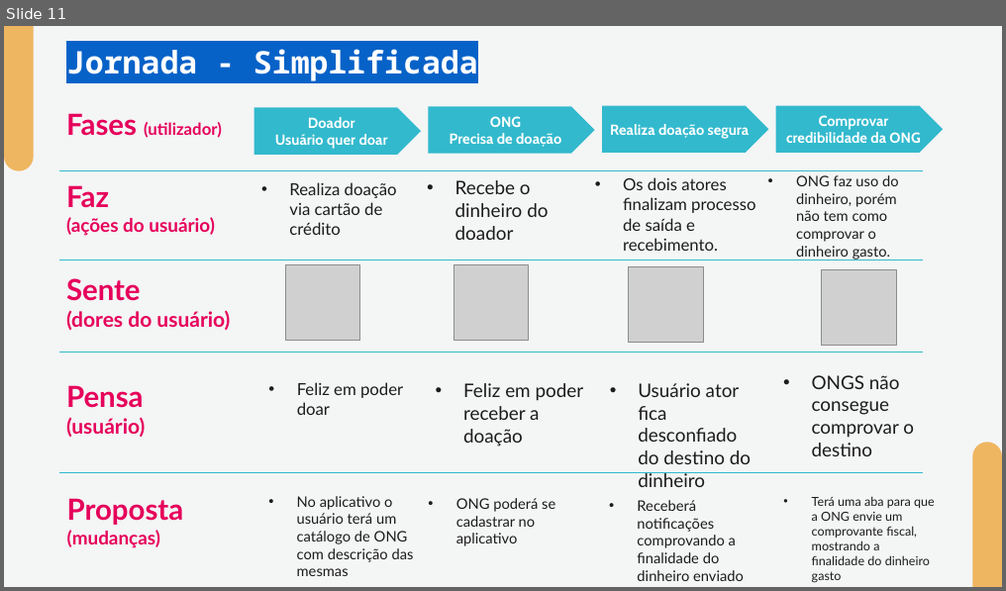
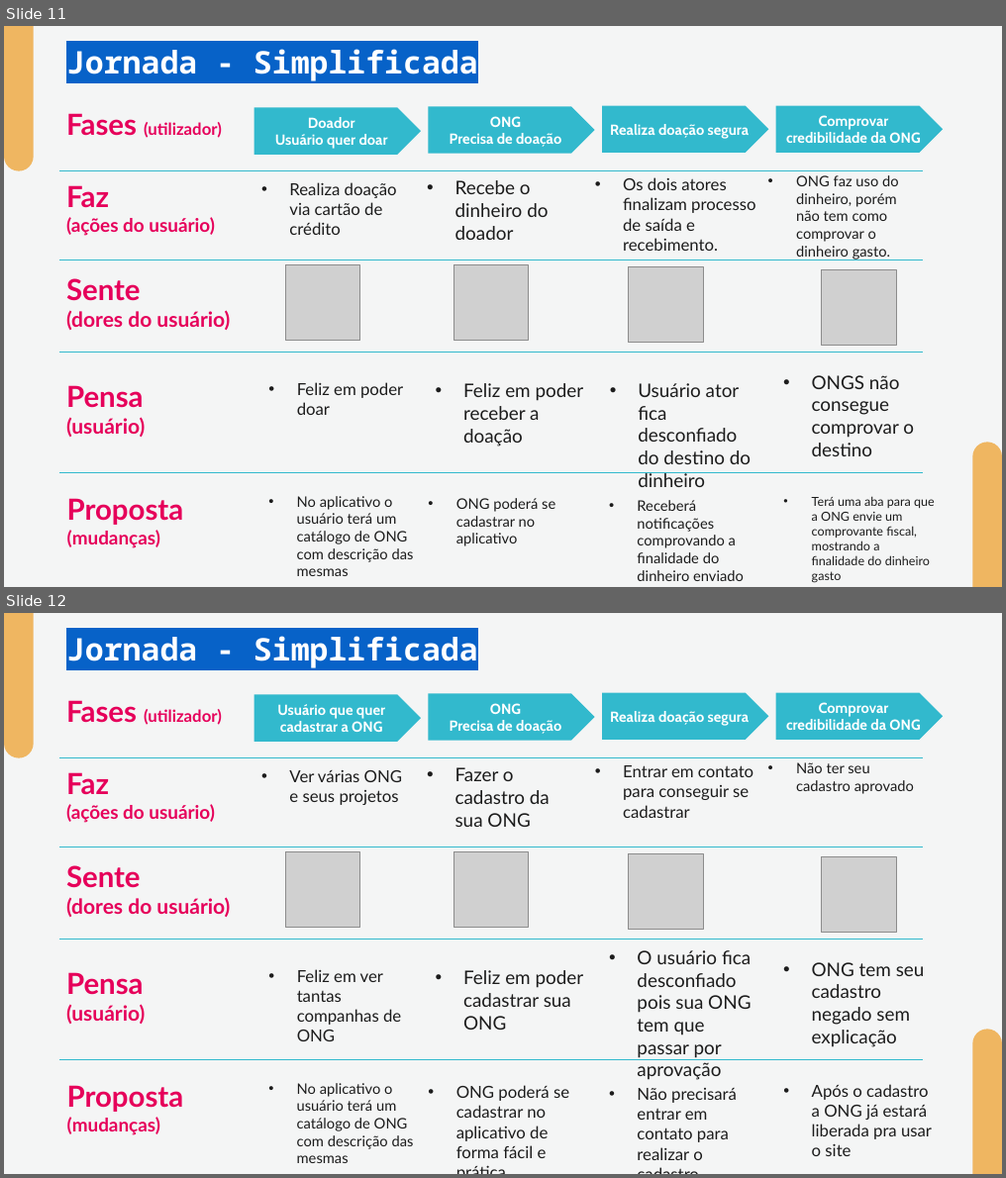
Before and after one commit to apires-roberta/bp, a slide deck: docs/Sprint 1 - Entregavel de PI - Design de Interação.pptx. Shown one above the other, each under a label of ours: slide 11 before the commit, slides 11 and 12 after it. The pictures are 1006x591 and 1006x1178 pixels, drawn with LibreOffice and Linux fonts; fonts in the diff are those of the drawing; grey boxes stand for pictures; background and template pictures are left out. Boxes give left, top, right and bottom in pixels: in the first picture for what was removed or moved away, otherwise in the second. Text is boxed around its words. In the diff, an @@ line names an element or a change of style, - is before the commit and + after.

Commit message:
jornada de usuário ong

```diff
--- a/docs/Sprint 1 - Entregavel de PI - Design de Interação.pptx
+++ b/docs/Sprint 1 - Entregavel de PI - Design de Interação.pptx
@@ slide 12 added at box(4, 613, 1002, 1174), background #F4F5F5; not listed: 2 template elements that a slide beside it also shows @@
@@ title added at box(66, 636, 478, 668), 30 pt, text #FFFFFF, bold @@
+Jornada - Simplificada
@@ text added at box(66, 700, 222, 725), 16 pt, text #E6005A, bold @@
+Fases (utilizador)
@@ pentagon arrow added at box(254, 694, 421, 742), fill #32B9CD, 14 pt, text #FFFFFF, bold @@
+Usuário que quer cadastrar a ONG
@@ pentagon arrow added at box(429, 694, 595, 741), fill #32B9CD, 14 pt, text #FFFFFF, bold @@
+ONG
+Precisa de doação
@@ pentagon arrow added at box(602, 692, 769, 740), fill #32B9CD, 14 pt, text #FFFFFF, bold @@
+Realiza doação segura
@@ pentagon arrow added at box(776, 692, 943, 740), fill #32B9CD, 14 pt, text #FFFFFF, bold @@
+Comprovar credibilidade da ONG
@@ line added from (59, 758) to (924, 758), #32B9CD 0.5 pt @@
@@ text added at box(66, 772, 215, 823), 18 pt, text #E6005A, bold @@
+Faz
+(ações do usuário)
@@ text added at box(289, 770, 402, 805), 16 pt, text #1C1C1C @@
+• Ver várias ONG e seus projetos
@@ text added at box(455, 767, 549, 827), 18 pt, text #1C1C1C @@
+• Fazer o cadastro da sua ONG
@@ text added at box(623, 765, 753, 818), 16 pt, text #1C1C1C @@
+• Entrar em contato para conseguir se cadastrar
@@ text added at box(796, 762, 914, 794), 14 pt, text #1C1C1C @@
+• Não ter seu cadastro aprovado
@@ line added from (59, 848) to (924, 848), #32B9CD 0.5 pt @@
@@ text added at box(66, 865, 230, 917), 20 pt, text #E6005A, bold @@
+Sente
+(dores do usuário)
@@ picture added at box(285, 853, 360, 928) @@
@@ picture added at box(453, 853, 529, 928) @@
@@ picture added at box(629, 854, 703, 929) @@
@@ picture added at box(822, 858, 896, 932) @@
@@ line added from (59, 939) to (924, 939), #32B9CD 0.5 pt @@
@@ text added at box(637, 951, 750, 1059), 18 pt, text #1C1C1C @@
+• O usuário fica desconfiado pois sua ONG tem que passar por aprovação
@@ text added at box(812, 962, 925, 1048), 18 pt, text #1C1C1C @@
+• ONG tem seu cadastro negado sem explicação
@@ text added at box(66, 972, 145, 1024), 20 pt, text #E6005A, bold @@
+Pensa
+(usuário)
@@ text added at box(297, 969, 401, 1042), 16 pt, text #1C1C1C @@
+• Feliz em ver tantas companhas de ONG
@@ text added at box(463, 970, 584, 1030), 18 pt, text #1C1C1C @@
+• Feliz em poder cadastrar sua ONG
@@ text added at box(637, 984, 881, 1160), 16 pt, text #1C1C1C @@
+• Não precisará entrar em contato para realizar o cadastro.
@@ line added from (59, 1059) to (924, 1059), #32B9CD 0.5 pt @@
@@ text added at box(67, 1085, 184, 1136), 18 pt, text #E6005A, bold @@
+Proposta
+(mudanças)
@@ text added at box(297, 1083, 414, 1163), 14 pt, text #1C1C1C @@
+• No aplicativo o usuário terá um catálogo de ONG com descrição das mesmas
@@ text added at box(456, 1085, 569, 1158), 16 pt, text #1C1C1C @@
+• ONG poderá se cadastrar no aplicativo de forma fácil e prática
@@ text added at box(812, 1084, 932, 1157), 16 pt, text #1C1C1C @@
+• Após o cadastro a ONG já estará liberada pra usar o site
```
